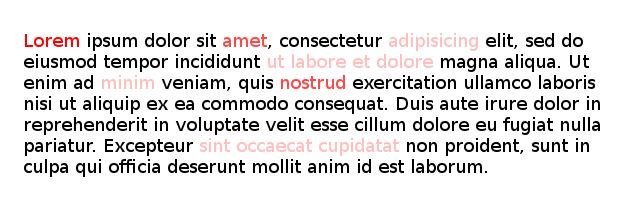
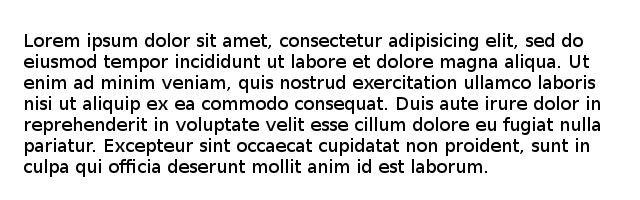
Two versions of the same layered image (640px x 200px). Layer-by-layer changes:
painted on "Lorem ipsum dolor sit amet, co..." over [left=25, top=33, right=478, bottom=156]
